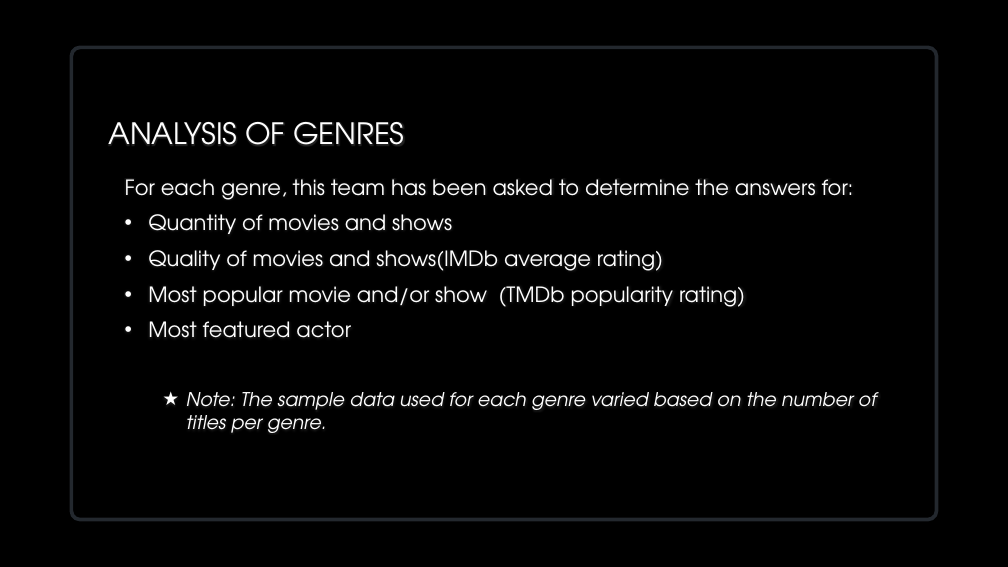
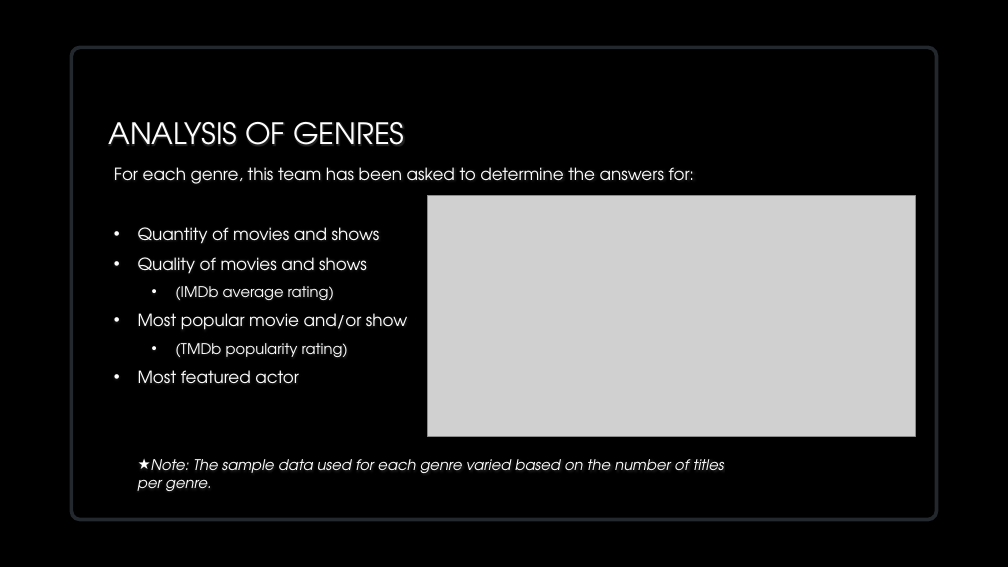
Before and after one commit to VedranaGATech/Project_1_Neflix_and_Chill, a slide deck: slide 3 of Group 1 Presentation_final.pptx. Drawn at 1008x567 pixels with LibreOffice and Linux fonts; fonts in the diff are those of the drawing; grey boxes stand for pictures; background and template pictures are left out. Boxes give left, top, right and bottom in pixels: in the first picture for what was removed or moved away, otherwise in the second. Text is boxed around its words. In the diff, an @@ line names an element or a change of style, - is before the commit and + after.

Commit message:
updated working files

```diff
--- a/Group 1 Presentation_final.pptx
+++ b/Group 1 Presentation_final.pptx
@@ text "For each genre, this team ...": place and size @@
-text "For each genre, this team ..." at (125, 179, 876, 433)
+text "For each genre, this team ..." at (114, 167, 724, 492)
@@ text at (114, 167, 724, 492): size 20 to 16 pt in "For each genre, this team has been ...", "Quantity of movies and shows", "Most featured actor"; size 18 to 14 pt in "Note: The sample data used for each ..."; list level 2 to 1 in "Note: The sample data used ..." @@
@@ picture added at (427, 195, 916, 436) @@
@@ text at (138, 257, 407, 357): text changed; size 20 to 16 pt @@
-• Quality of movies and shows(IMDb average rating)
-• Most popular movie and/or show (TMDb popularity rating)
+• Quality of movies and shows
+  • (IMDb average rating)
+• Most popular movie and/or show
+  • (TMDb popularity rating)
```
